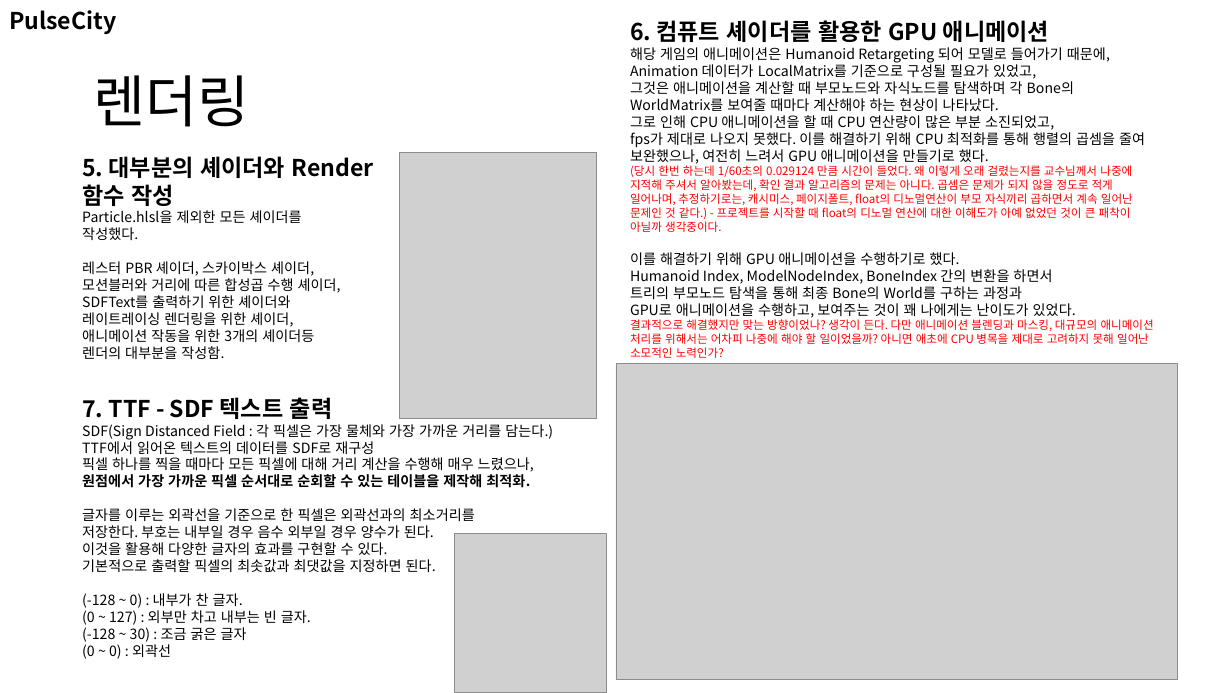
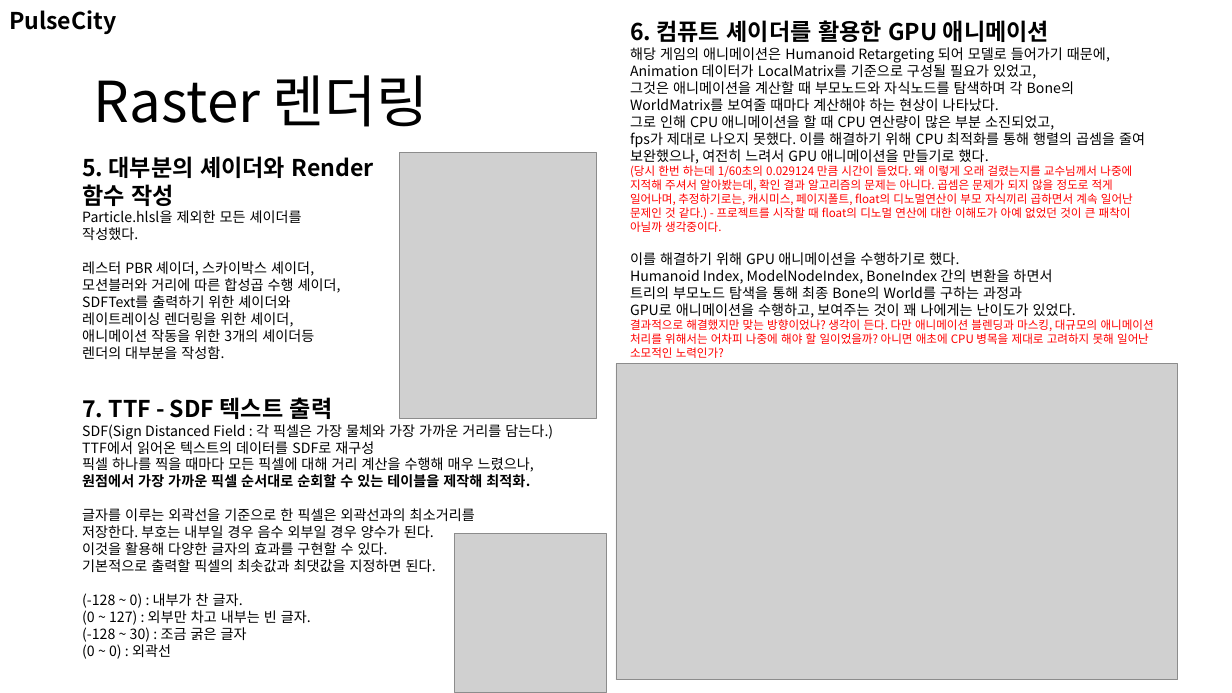
Before and after one commit to nohc2001/PulseCity, a slide deck: slide 11 of 포트폴리오/노훈철/노훈철 포트폴리오.pptx. Drawn at 1232x693 pixels with LibreOffice and Linux fonts; fonts in the diff are those of the drawing; grey boxes stand for pictures. Boxes give left, top, right and bottom in pixels: in the first picture for what was removed or moved away, otherwise in the second. Text is boxed around its words. In the diff, an @@ line names an element or a change of style, - is before the commit and + after.

```diff
--- a/포트폴리오/노훈철/노훈철 포트폴리오.pptx
+++ b/포트폴리오/노훈철/노훈철 포트폴리오.pptx
@@ title at <box>94,75,429,127</box>: text changed @@
-렌더링
+Raster 렌더링
```
Also in this commit, not shown: 4 other slides changed, 1 other file.
